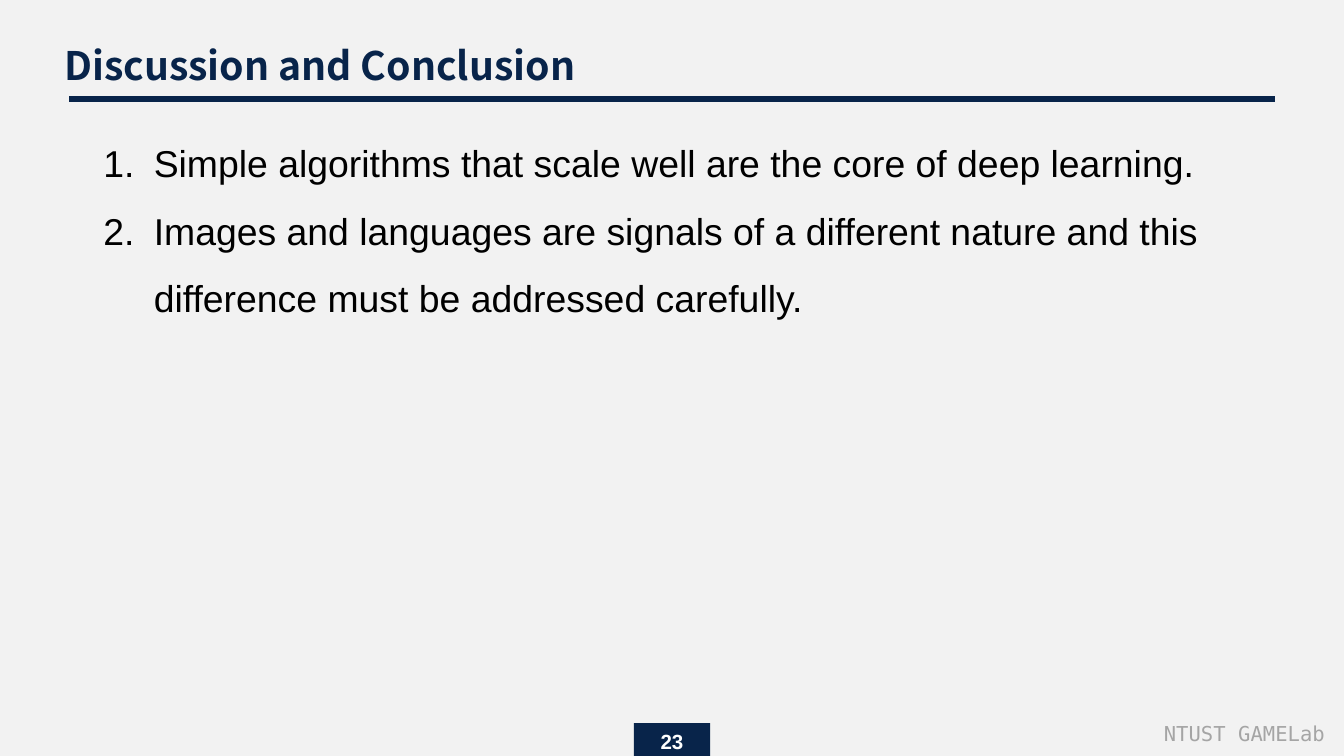
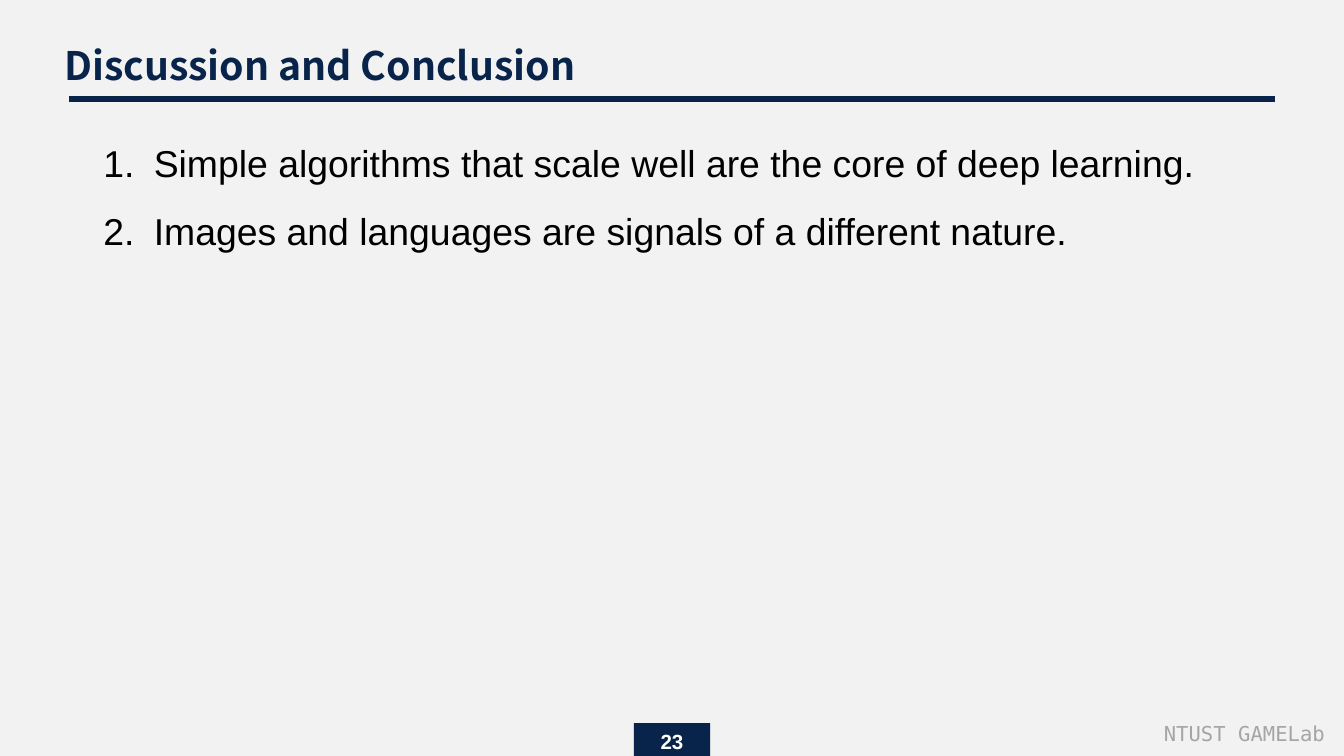
Before and after one commit to endman100/paper-, a slide deck: slide 23 of Masked Autoencoders Are Scalable Vision Learners.pptx. Drawn at 1344x756 pixels with LibreOffice and Linux fonts; fonts in the diff are those of the drawing. Boxes give left, top, right and bottom in pixels: in the first picture for what was removed or moved away, otherwise in the second. Text is boxed around its words. In the diff, an @@ line names an element or a change of style, - is before the commit and + after.

```diff
--- a/Masked Autoencoders Are Scalable Vision Learners.pptx
+++ b/Masked Autoencoders Are Scalable Vision Learners.pptx
@@ text at (154, 218, 1066, 252): text changed @@
-2. Images and languages are signals of a different nature and this difference must be addressed carefully.
+2. Images and languages are signals of a different nature.
```
Also in this commit, not shown: 8 other slides changed, 2 slides added.
